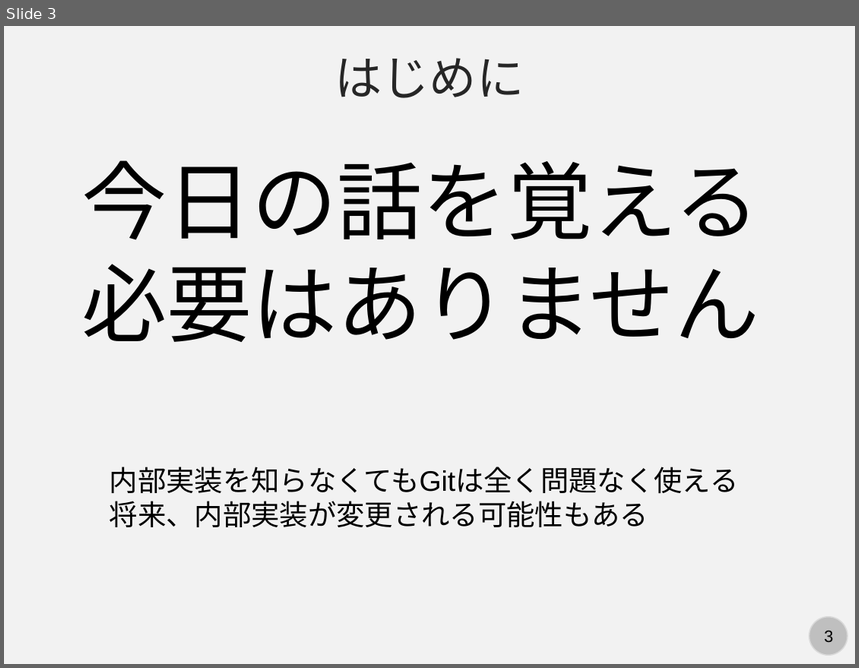
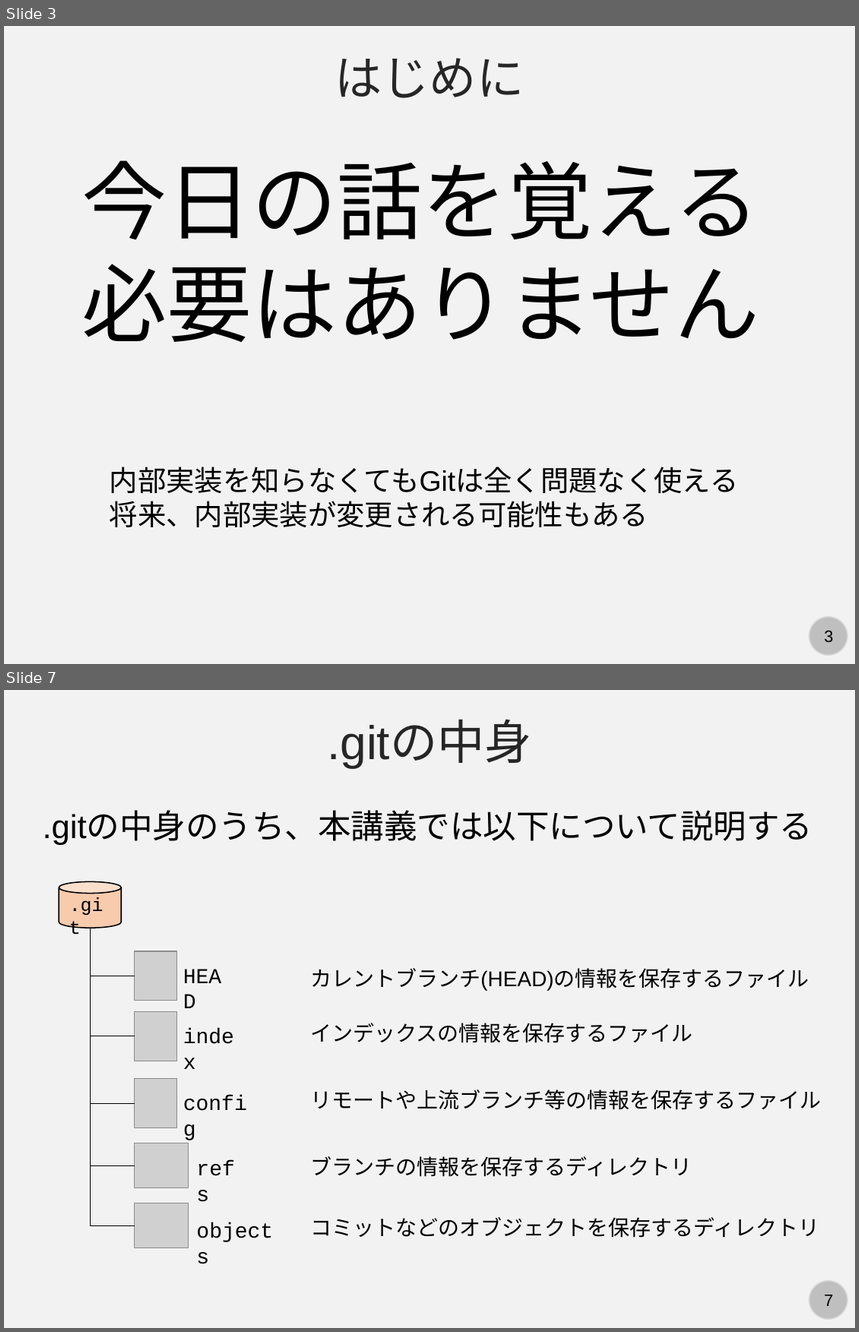
Before and after one commit to kaityo256/github, a slide deck: internals/fig/slide.pptx. Shown one above the other, each under a label of ours: slide 3 before the commit, slides 3 and 7 after it; the slides between them are not shown. The pictures are 859x668 and 859x1332 pixels, drawn with LibreOffice and Linux fonts; fonts in the diff are those of the drawing; grey boxes stand for pictures. Boxes give left, top, right and bottom in pixels: in the first picture for what was removed or moved away, otherwise in the second. Text is boxed around its words. In the diff, an @@ line names an element or a change of style, - is before the commit and + after.

Commit message:
updates slide

```diff
--- a/internals/fig/slide.pptx
+++ b/internals/fig/slide.pptx
@@ slide 7 added at box(4, 690, 855, 1328), background #F2F2F2; not listed: 2 template elements that a slide beside it also shows @@
@@ text added at box(327, 721, 531, 768), 40 pt, text #262626 @@
+.gitの中身
@@ text added at box(43, 812, 813, 845), 28 pt, text #000000 @@
+.gitの中身のうち、本講義では以下について説明する
@@ cylinder added at box(59, 882, 122, 927), fill #F8CBAD, outline #000000 1 pt @@
@@ text added at box(61, 888, 120, 920), 16 pt, text #000000 @@
+.git
@@ elbow line added from (90, 929) to (135, 976), #000000 0.5 pt @@
@@ elbow line added from (90, 929) to (135, 1037), #000000 0.5 pt @@
@@ elbow line added from (90, 929) to (135, 1103), #000000 0.5 pt @@
@@ elbow line added from (90, 929) to (135, 1166), #000000 0.5 pt @@
@@ elbow line added from (135, 1227) to (90, 929), #000000 0.5 pt @@
@@ picture added at box(135, 951, 177, 1001) @@
@@ text added at box(175, 958, 240, 992), 18 pt, text #000000 @@
+HEAD
@@ text added at box(310, 968, 809, 991), 18 pt, text #000000 @@
+カレントブランチ(HEAD)の情報を保存するファイル
@@ picture added at box(135, 1011, 177, 1061) @@
@@ text added at box(175, 1018, 251, 1053), 18 pt, text #000000 @@
+index
@@ text added at box(310, 1023, 693, 1043), 18 pt, text #000000 @@
+インデックスの情報を保存するファイル
@@ picture added at box(135, 1079, 177, 1129) @@
@@ text added at box(175, 1086, 262, 1120), 18 pt, text #000000 @@
+config
@@ text added at box(310, 1090, 821, 1110), 18 pt, text #000000 @@
+リモートや上流ブランチ等の情報を保存するファイル
@@ picture added at box(135, 1143, 189, 1188) @@
@@ text added at box(189, 1151, 253, 1185), 18 pt, text #000000 @@
+refs
@@ text added at box(310, 1157, 692, 1177), 18 pt, text #000000 @@
+ブランチの情報を保存するディレクトリ
@@ picture added at box(135, 1203, 189, 1249) @@
@@ text added at box(189, 1213, 288, 1246), 18 pt, text #000000 @@
+objects
@@ text added at box(310, 1217, 819, 1238), 18 pt, text #000000 @@
+コミットなどのオブジェクトを保存するディレクトリ
```
Also in this commit, not shown: 1 slide changed, 8 other slides added, 36 slides removed.
